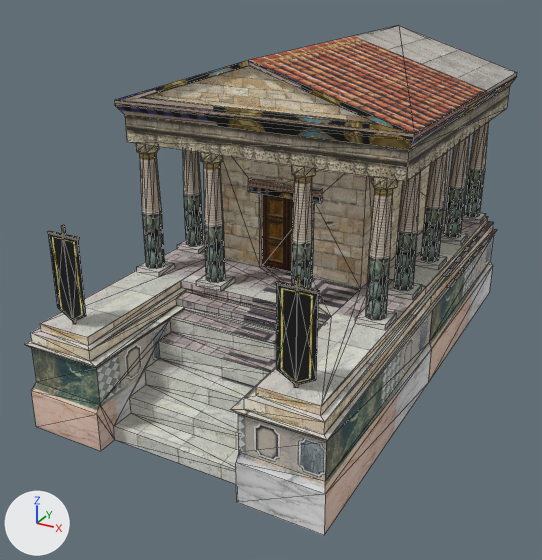
An edit to the COLLADA model client/art/meshes/structural/rome_temple_2.dae, drawn before and after from the same camera.
Rendered twice from a 50 mm lens placed at (0.469, -0.95, 0.585), pointed at (-0.022, -0.058, 0.139). Every picture has the same lights, and +X, +Y and +Z are marked at lower left. Mesh edges are drawn as thin lines. Where no turn or scale is listed for an object, it has been applied to the vertices.
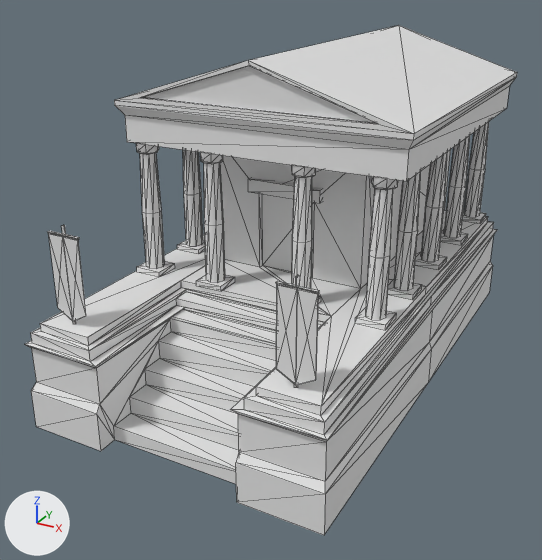
Pixel boxes (x1, y1, x2, y2) of what changed, in the pictures (542 x 560 px):
'Box01', recoloured
    both: (24, 25, 517, 535)

Edits to the bpy script that builds the scene:
```text
Change me_box01mesh:
    where me_box01mesh.from_pydata(...)  # 814 vertices, 1142 faces; spans x -0.212..0.214, y -0.317..0.406, z -0.269..0.197
    remove me_box01mesh.materials.append(mat_01___default)  # picture img_rome_struct_dds
```
